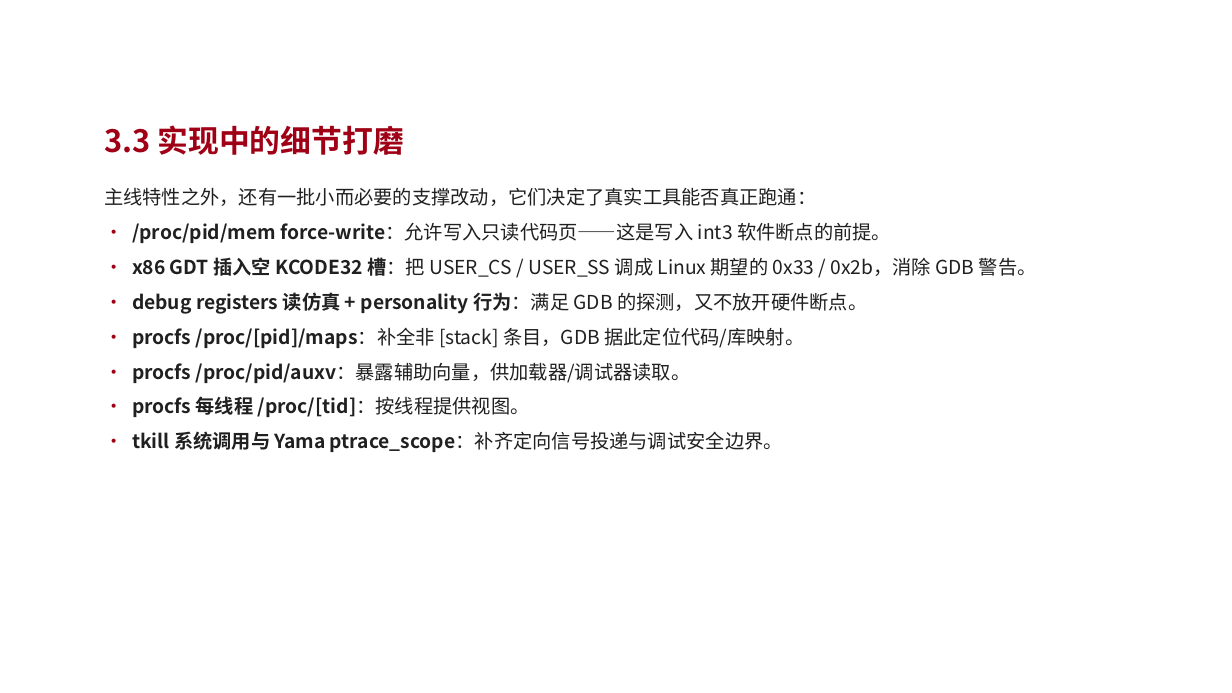
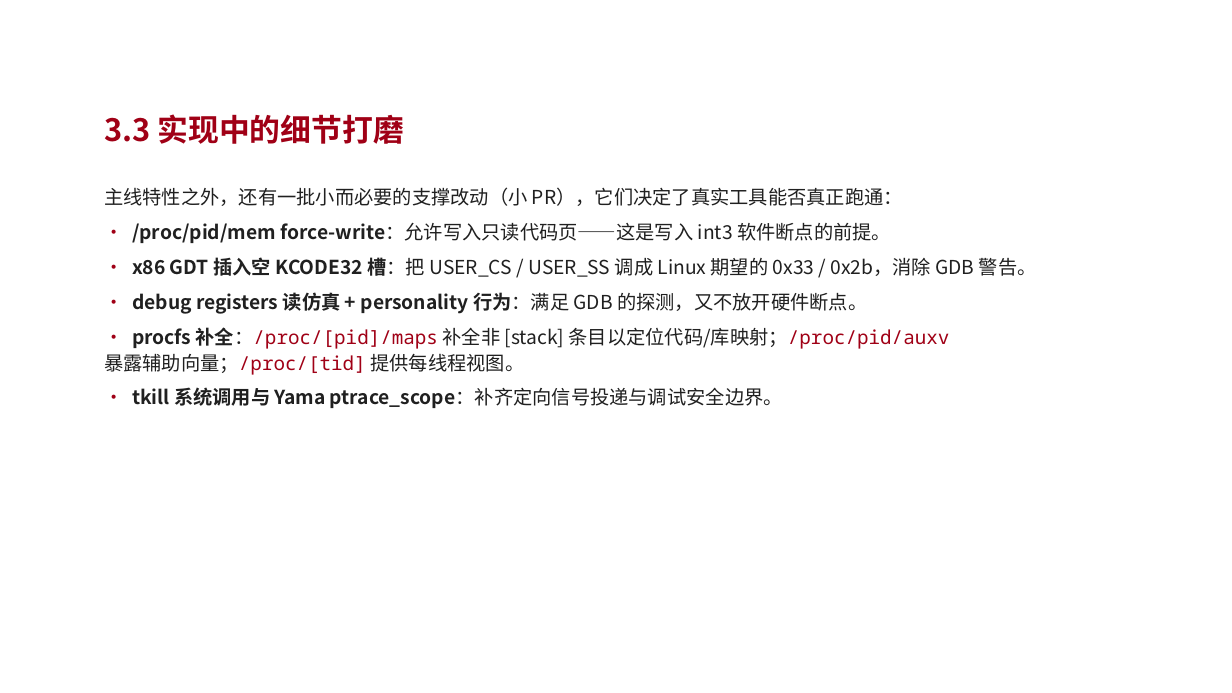
Before and after one commit to vvvvsv/asterinas, a slide deck: slide 19 of research_practice/答辩-科研实践.pptx (slide 18 before the commit). Drawn at 1232x693 pixels with LibreOffice and Linux fonts; fonts in the diff are those of the drawing; background and template pictures are left out. Boxes give left, top, right and bottom in pixels: in the first picture for what was removed or moved away, otherwise in the second. Text is boxed around its words. In the diff, an @@ line names an element or a change of style, - is before the commit and + after.

```diff
--- a/research_practice/答辩-科研实践.pptx
+++ b/research_practice/答辩-科研实践.pptx
@@ text "3.3 实现中的细节打磨": place and size @@
-text "3.3 实现中的细节打磨" at [104,125,404,155]
+text "3.3 实现中的细节打磨" at [104,114,404,144]
@@ text at [104,187,903,206]: text changed @@
-主线特性之外，还有一批小而必要的支撑改动，它们决定了真实工具能否真正跑通：
+主线特性之外，还有一批小而必要的支撑改动（小 PR），它们决定了真实工具能否真正跑通：
@@ text at [104,327,950,375]: text changed; bold off @@
-• procfs /proc/[pid]/maps：补全非 [stack] 条目，GDB 据此定位代码/库映射。
-• procfs /proc/pid/auxv：暴露辅助向量，供加载器/调试器读取。
-• procfs 每线程 /proc/[tid]：按线程提供视图。
+• procfs 补全：/proc/[pid]/maps 补全非 [stack] 条目以定位代码/库映射；/proc/pid/auxv 暴露辅助向量；/proc/[tid] 提供每线程视图。
```
Also in this commit, not shown: 16 other slides changed, 3 slides added, 2 slides removed, 7 other files.
